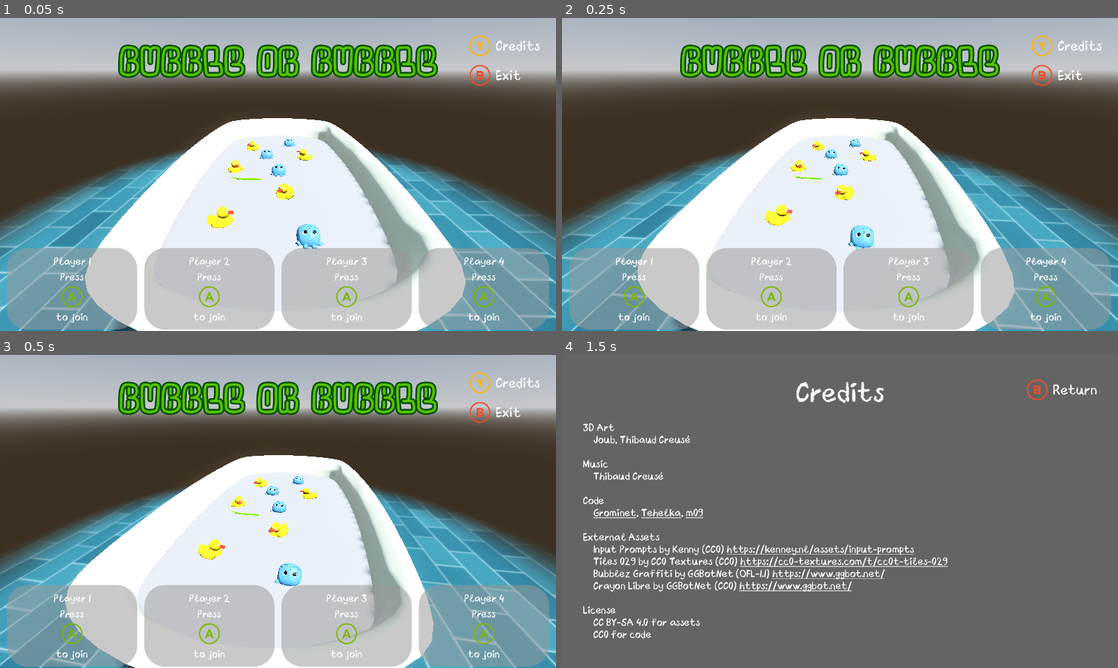
Above: before the commit, frames 1-4 (two rows, left to right).
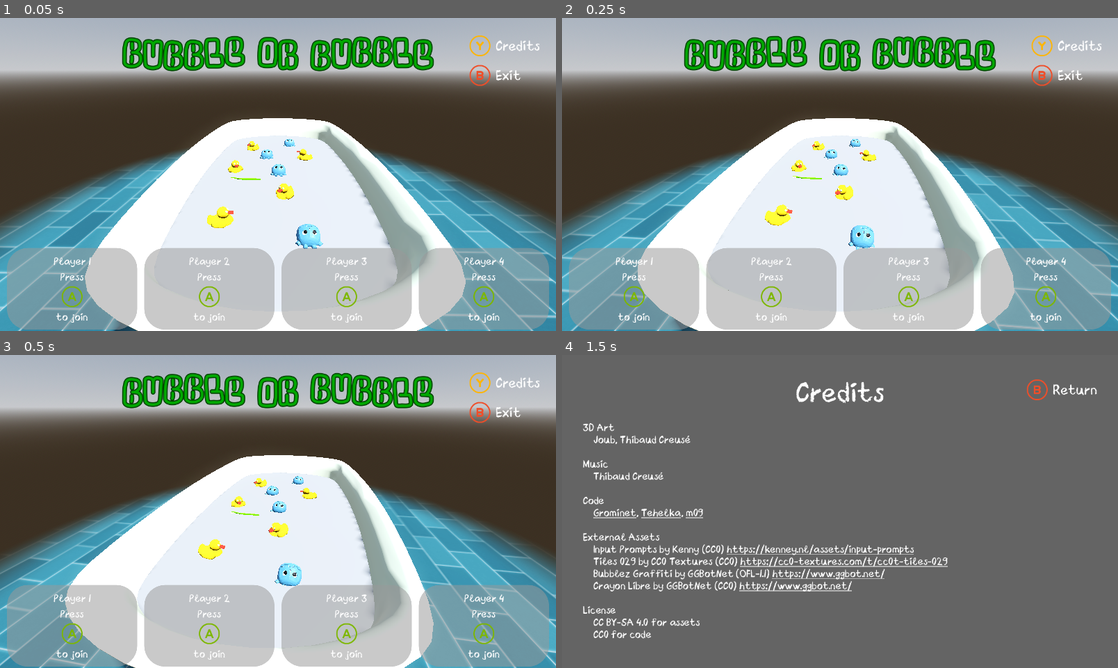
Above: after the commit, the same moments.

Repository: Gr0minet/ggj2025
Game: Godot game, scene res://scenes/game.tscn
The game is run twice, just before and just after one commit, with the same random seed, the same clock (stepped at 60 frames per second) and the same inputs. Sound files missing from this copy of the repository are replaced by a short silence.
Inputs:
- Up to frame 1 (0.05 s): no input
- Up to frame 2 (0.25 s): no input
- Up to frame 3 (0.5 s): no input
- Up to frame 4 (1.5 s): hold I (change_color_up) 0.53-1.28 s; hold J (join_game) 0.53-1.28 s; hold O (change_color_down) from 1.28 s (still down); tap C (show_credits) at 1.35 s

The runs differ from the first frame. In frame 1, 5.7% of the frame differs, in the area x 21-79%, y 5-20%; in frame 2, 5.7%; in frame 3, 5.7%; in frame 4, nothing differs.

Commit message:
Add wave effect to the title
Signed-off-by: m09 <142691+m09@users.noreply.github.com>

Diff:
--- a/godot/menu/menu.tscn
+++ b/godot/menu/menu.tscn
@@ -46,7 +46,21 @@
 theme_override_constants/outline_size = 15
 theme_override_fonts/font = ExtResource("2_y4f5j")
 theme_override_font_sizes/font_size = 86
-text = "Bubble or bubble"
+
+[node name="RichTextLabel" type="RichTextLabel" parent="."]
+custom_minimum_size = Vector2(0, 150)
+layout_mode = 1
+anchors_preset = 10
+anchor_right = 1.0
+offset_top = 40.0
+offset_bottom = 190.0
+grow_horizontal = 2
+theme_override_colors/default_color = Color(0, 0.658824, 0, 1)
+theme_override_colors/font_outline_color = Color(0, 0.270588, 0, 1)
+theme_override_fonts/normal_font = ExtResource("2_y4f5j")
+theme_override_font_sizes/normal_font_size = 84
+bbcode_enabled = true
+text = "[center][outline_size=10][wave amp=50.0 freq=5.0 connected=1]Bubble or bubble[/wave][/outline_size][/center]"
 
 [node name="MarginContainer" type="MarginContainer" parent="."]
 layout_mode = 1
